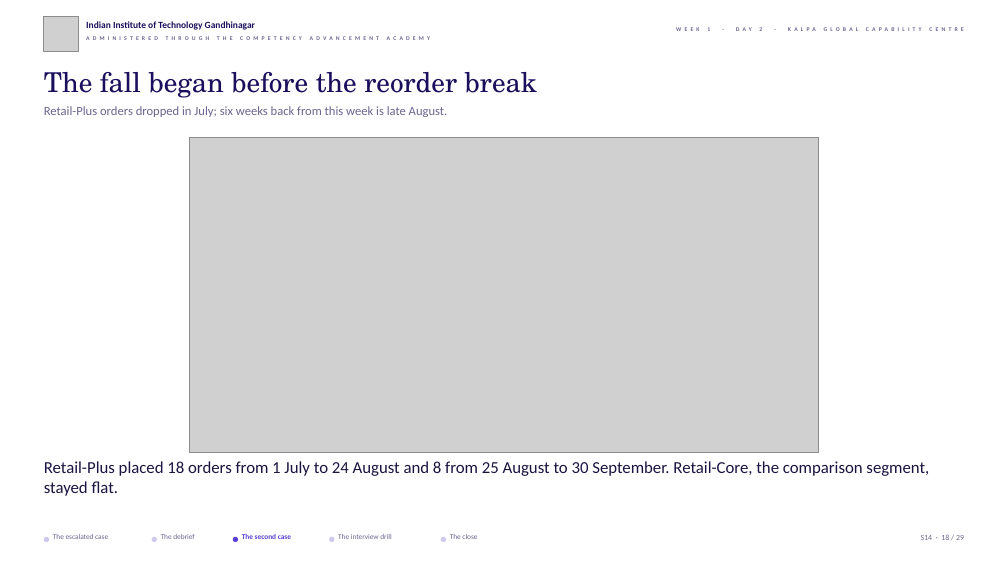
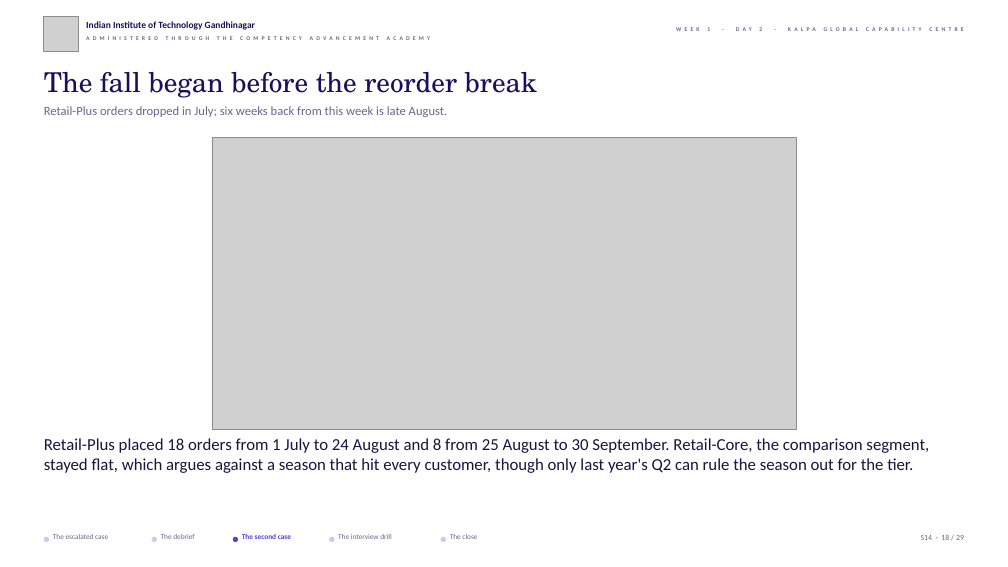
Before and after one commit to fde-academy-lab/c2-content-factory, a slide deck: slide 18 of content/W01/D2/slides/C2_W01_D02_half2_STUDENT.pptx. Drawn at 1008x567 pixels with LibreOffice and Linux fonts; fonts in the diff are those of the drawing; grey boxes stand for pictures; background and template pictures are left out. Boxes give left, top, right and bottom in pixels: in the first picture for what was removed or moved away, otherwise in the second. Text is boxed around its words. In the diff, an @@ line names an element or a change of style, - is before the commit and + after.

```diff
--- a/content/W01/D2/slides/C2_W01_D02_half2_STUDENT.pptx
+++ b/content/W01/D2/slides/C2_W01_D02_half2_STUDENT.pptx
@@ picture: place and size @@
-picture at [189,138,819,453]
+picture at [212,138,796,430]
@@ text at [44,438,929,473]: text changed @@
-Retail-Plus placed 18 orders from 1 July to 24 August and 8 from 25 August to 30 September. Retail-Core, the comparison segment, stayed flat.
+Retail-Plus placed 18 orders from 1 July to 24 August and 8 from 25 August to 30 September. Retail-Core, the comparison segment, stayed flat, which argues against a season that hit every customer, though only last year's Q2 can rule the season out for the tier.
```
Also in this commit, not shown: 5 other slides changed, 2 other files.
